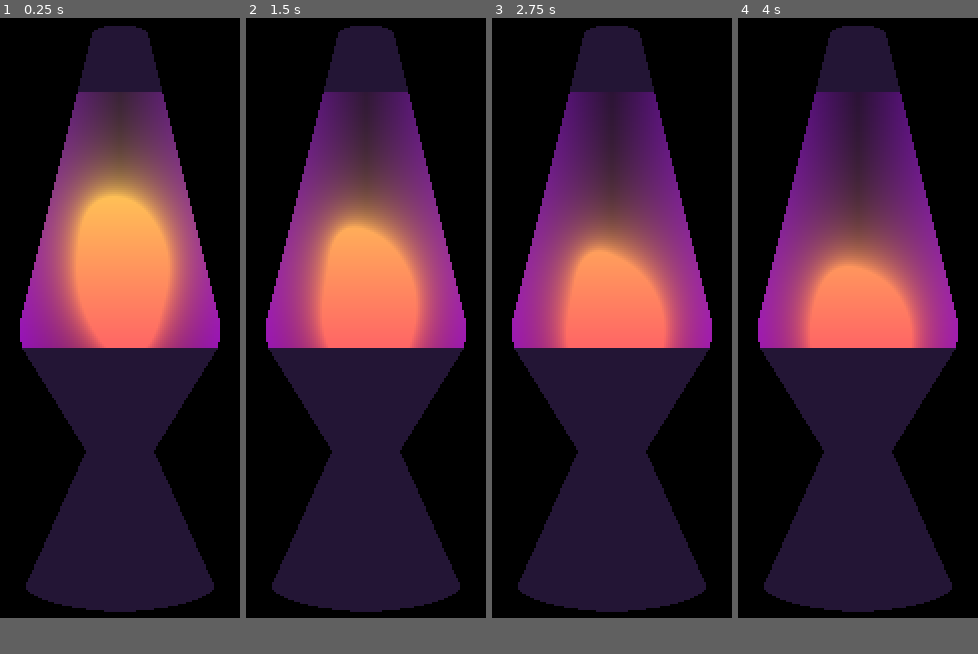
Above: before the commit, frames 1-4 (left to right).
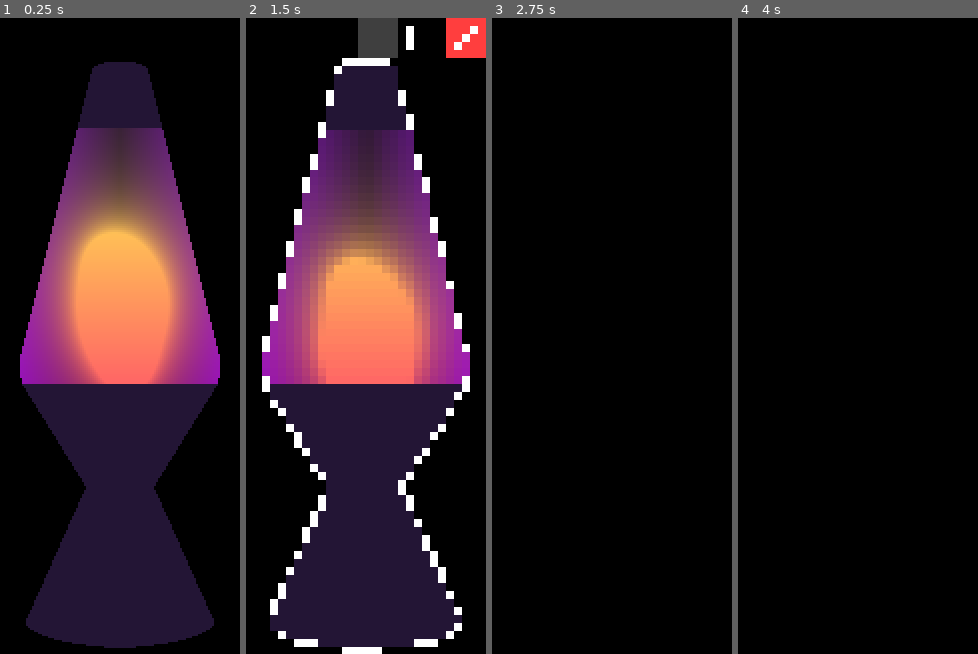
Above: after the commit, the same moments.

Repository: DinPX/Lava-Lamp
Game: Godot game, scene res://Scenes/Lamp.tscn
The game is run twice, just before and just after one commit, with the same random seed, the same clock (stepped at 60 frames per second) and the same inputs.
Inputs (mouse positions are in pixels of both pictures, inside the frame that each line leads up to):
- Up to frame 1 (0.25 s): no input
- Up to frame 2 (1.5 s): move the mouse to (418, 285) at 0.52 s; click (418, 285) at 0.67 s; click (380, 37) at 1.27 s
- Up to frame 3 (2.75 s): click (669, 37) at 2.02 s
- Up to frame 4 (4 s): click (889, 37) at 2.77 s; click (925, 37) at 3.52 s
In our replay, the window is 240x600 before the commit and 240x636 after it. These sizes can differ from the game's own. Grey fills any space a smaller window leaves; there, only what the larger window draws over its background counts as a difference.

The runs differ from the first frame. In frame 1, 29% of the frame differs, in the area x 0-100%, y 1-100%; in frame 2, 29%; in frame 3, 50%, in the area x 8-92%, y 1-94%; in frame 4, 50%.

Commit message:
Added scale, minimize, and quit functions, added toggle on overall rendering and shader's TIME,  etc.

Diff:
--- a/Scenes/Lamp.tscn
+++ b/Scenes/Lamp.tscn
@@ -1,8 +1,16 @@
-[gd_scene load_steps=9 format=2]
+[gd_scene load_steps=17 format=2]
 
 [ext_resource path="res://Assets/Textures/cover.png" type="Texture" id=1]
 [ext_resource path="res://Assets/Textures/contents.png" type="Texture" id=2]
-[ext_resource path="res://Scripts/Lamp.gd" type="Script" id=3]
+[ext_resource path="res://Scripts/Main.gd" type="Script" id=3]
+[ext_resource path="res://Scripts/Lamp.gd" type="Script" id=4]
+[ext_resource path="res://Assets/Textures/quit_button.png" type="Texture" id=5]
+[ext_resource path="res://Assets/Textures/minimize_button.png" type="Texture" id=6]
+[ext_resource path="res://Assets/Textures/scale_button.png" type="Texture" id=7]
+[ext_resource path="res://Scripts/TitleBar.gd" type="Script" id=8]
+[ext_resource path="res://Assets/Textures/minimize_button_hovered.png" type="Texture" id=9]
+[ext_resource path="res://Assets/Textures/scale_button_hovered.png" type="Texture" id=10]
+[ext_resource path="res://Assets/Textures/quit_button_hovered.png" type="Texture" id=11]
 
 [sub_resource type="Shader" id=1]
 code = "// This is a 2D CanvasItem shader
@@ -145,12 +153,12 @@
 [node name="Main" type="Control"]
 anchor_right = 1.0
 anchor_bottom = 1.0
-mouse_default_cursor_shape = 6
+mouse_default_cursor_shape = 7
 input_pass_on_modal_close_click = false
 script = ExtResource( 3 )
 
 [node name="Viewport" type="Viewport" parent="."]
-size = Vector2( 120, 300 )
+size = Vector2( 120, 318 )
 own_world = true
 transparent_bg = true
 handle_input_locally = false
@@ -169,7 +177,7 @@
 material = SubResource( 4 )
 anchor_right = 1.0
 anchor_bottom = 1.0
-margin_bottom = -98.0
+margin_bottom = -80.0
 mouse_filter = 2
 texture = ExtResource( 2 )
 expand = true
@@ -179,6 +187,8 @@
 light_mask = 0
 anchor_right = 1.0
 anchor_bottom = 1.0
+margin_top = 18.0
+margin_bottom = 18.0
 mouse_filter = 2
 input_pass_on_modal_close_click = false
 texture = ExtResource( 1 )
@@ -191,3 +201,60 @@
 mouse_filter = 2
 input_pass_on_modal_close_click = false
 texture = SubResource( 7 )
+script = ExtResource( 4 )
+
+[node name="TitleBar" type="HBoxContainer" parent="."]
+light_mask = 0
+anchor_right = 1.0
+anchor_bottom = 0.057
+margin_bottom = -0.1
+rect_min_size = Vector2( 0, 18 )
+input_pass_on_modal_close_click = false
+alignment = 2
+script = ExtResource( 8 )
+
+[node name="Minimize" type="TextureButton" parent="TitleBar"]
+light_mask = 0
+margin_left = 58.0
+margin_right = 76.0
+margin_bottom = 18.0
+mouse_filter = 1
+mouse_default_cursor_shape = 2
+input_pass_on_modal_close_click = false
+texture_normal = ExtResource( 6 )
+texture_hover = ExtResource( 9 )
+
+[node name="Scale" type="TextureButton" parent="TitleBar"]
+light_mask = 0
+margin_left = 80.0
+margin_right = 98.0
+margin_bottom = 18.0
+mouse_filter = 1
+mouse_default_cursor_shape = 2
+input_pass_on_modal_close_click = false
+texture_normal = ExtResource( 7 )
+texture_hover = ExtResource( 10 )
+stretch_mode = 4
+
+[node name="Quit" type="TextureButton" parent="TitleBar"]
+light_mask = 0
+margin_left = 102.0
+margin_right = 120.0
+margin_bottom = 18.0
+mouse_filter = 1
+mouse_default_cursor_shape = 2
+input_pass_on_modal_close_click = false
+texture_normal = ExtResource( 5 )
+texture_hover = ExtResource( 11 )
+stretch_mode = 4
+
+[node name="Tween" type="Tween" parent="."]
+unique_name_in_owner = true
+
+[connection signal="mouse_entered" from="." to="Lamp" method="_on_Main_mouse_entered"]
+[connection signal="mouse_entered" from="." to="TitleBar" method="_on_Main_mouse_entered"]
+[connection signal="mouse_exited" from="." to="Lamp" method="_on_Main_mouse_exited"]
+[connection signal="mouse_exited" from="." to="TitleBar" method="_on_Main_mouse_exited"]
+[connection signal="pressed" from="TitleBar/Minimize" to="." method="_on_Minimize_pressed"]
+[connection signal="pressed" from="TitleBar/Scale" to="." method="_on_Scale_pressed"]
+[connection signal="pressed" from="TitleBar/Quit" to="." method="_on_Quit_pressed"]
--- a/Scripts/Lamp.gd
+++ b/Scripts/Lamp.gd
@@ -1,14 +1,15 @@
-extends Control
+extends TextureRect
 
-var dragging = false
 
-onready var lamp_size := Vector2(120, 300) / 2
+func _on_Main_mouse_entered() -> void:
+	if $"%Tween".is_active():
+		$"%Tween".stop_all()
+	$"%Tween".interpolate_property(material, "shader_param/line_thickness", material.get("shader_param/line_thickness"), 2.0, 0.15, Tween.TRANS_LINEAR, Tween.EASE_IN)
+	$"%Tween".start()
 
-func _input(event: InputEvent) -> void:
-	if event is InputEventMouseButton:
-		if event.button_index == BUTTON_LEFT:
-			if event.pressed: dragging = true
-			else: dragging = false
 
-	if event is InputEventMouseMotion and dragging == true:
-		OS.set_window_position(OS.get_window_position() + get_global_mouse_position() - lamp_size)
+func _on_Main_mouse_exited() -> void:
+	if $"%Tween".is_active():
+		$"%Tween".stop_all()
+	$"%Tween".interpolate_property(material, "shader_param/line_thickness", material.get("shader_param/line_thickness"), 0.0, 0.15, Tween.TRANS_LINEAR, Tween.EASE_IN)
+	$"%Tween".start()
--- /dev/null
+++ b/Scripts/Main.gd
@@ -0,0 +1,47 @@
+extends Control
+
+var scale := 1
+var dragging = false
+
+onready var lamp_size := Vector2(120, 318) / 2
+
+
+func _input(event: InputEvent) -> void:
+	if event is InputEventMouseButton:
+		if event.button_index == BUTTON_LEFT:
+			if event.pressed: dragging = true
+			else: dragging = false
+
+	if event is InputEventMouseMotion and dragging == true:
+		OS.set_window_position(OS.get_window_position() + get_global_mouse_position() - lamp_size)
+
+
+func _notification(what: int) -> void:
+	if what == MainLoop.NOTIFICATION_WM_FOCUS_IN:
+		VisualServer.set_shader_time_scale(1.0)
+		VisualServer.render_loop_enabled = true
+
+
+func _on_Minimize_pressed() -> void:
+	OS.set_window_minimized(true)
+	VisualServer.set_shader_time_scale(0.0)
+	VisualServer.render_loop_enabled = false
+
+
+func _on_Scale_pressed() -> void:
+	scale += 1
+	match scale:
+		1:
+			OS.set_window_size(Vector2(120, 318))
+			lamp_size = Vector2(120, 318) / 2
+		2:
+			OS.set_window_size(Vector2(160, 358))
+			lamp_size = Vector2(120, 318) / 2
+		3:
+			OS.set_window_size(Vector2(240, 636))
+			lamp_size = Vector2(120, 318) / 2
+			scale = 0
+
+
+func _on_Quit_pressed() -> void:
+	get_tree().quit(0)
--- /dev/null
+++ b/Scripts/TitleBar.gd
@@ -0,0 +1,19 @@
+extends HBoxContainer
+
+
+func _ready() -> void:
+	modulate.a = 0.0
+
+
+func _on_Main_mouse_entered() -> void:
+	if $"%Tween".is_active():
+		$"%Tween".stop_all()
+	$"%Tween".interpolate_property(self, "modulate:a", modulate.a, 1.0, 0.25, Tween.TRANS_LINEAR, Tween.EASE_IN)
+	$"%Tween".start()
+
+
+func _on_Main_mouse_exited() -> void:
+	if $"%Tween".is_active():
+		$"%Tween".stop_all()
+	$"%Tween".interpolate_property(self, "modulate:a", modulate.a, 0.0, 0.25, Tween.TRANS_LINEAR, Tween.EASE_OUT)
+	$"%Tween".start()
--- a/project.godot
+++ b/project.godot
@@ -19,7 +19,7 @@
 [display]
 
 window/size/width=120
-window/size/height=300
+window/size/height=318
 window/size/resizable=false
 window/size/borderless=true
 window/size/always_on_top=true
@@ -32,7 +32,7 @@
 window/ios/hide_status_bar=false
 window/ios/suppress_ui_gesture=false
 window/stretch/mode="2d"
-window/stretch/aspect="keep"
+window/stretch/aspect="expand"
 
 [gui]
 
Binary file added: Assets/Textures/minimize_button.png
Binary file added: Assets/Textures/minimize_button_hovered.png
Binary file added: Assets/Textures/quit_button.png
Binary file added: Assets/Textures/quit_button_hovered.png
Binary file added: Assets/Textures/scale_button.png
Binary file added: Assets/Textures/scale_button_hovered.png
Binary file added: Github/preview_2.png
Not shown, changed: README.md
